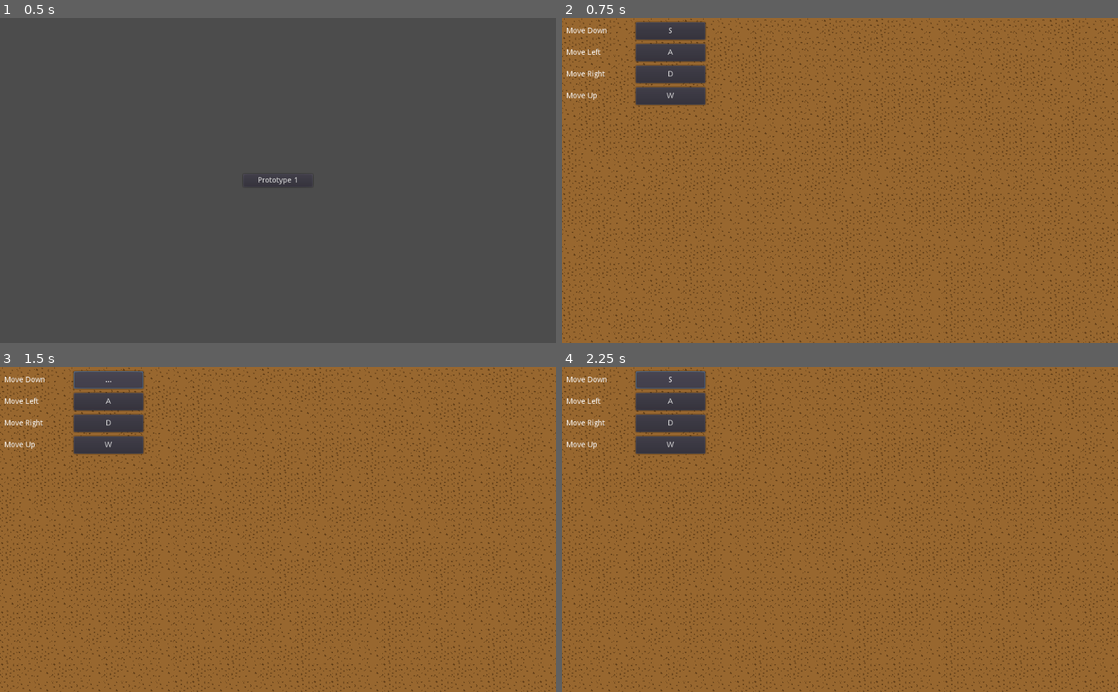
Above: before the commit, frames 1-4 (two rows, left to right).
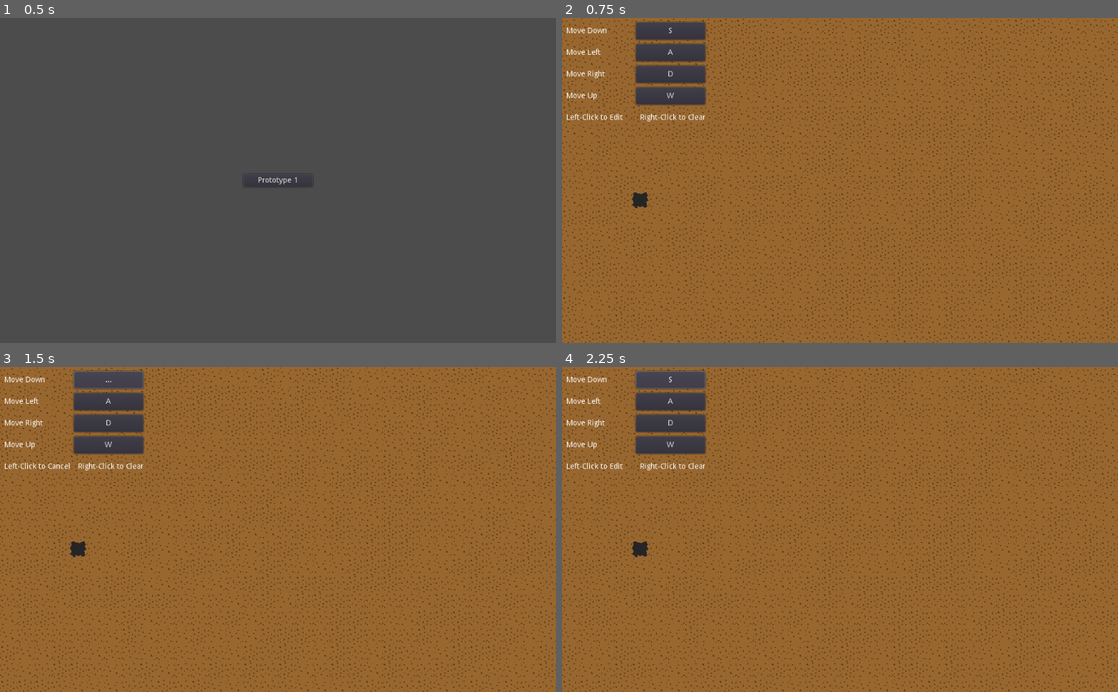
Above: after the commit, the same moments.

Repository: elyctech/one-more-factory-game
Game: Godot game, scene res://Scenes/Title/TitleScreen.tscn
Two runs of this game, one before a commit and one after it. Both use one fixed random seed, a clock stepped at 60 frames per second and the inputs below.
Inputs:
- Up to frame 1 (0.5 s): no input
- Up to frame 2 (0.75 s): click "Prototype 1" at 0.5 s
- Up to frame 3 (1.5 s): click "S" at 1.25 s
- Up to frame 4 (2.25 s): click "..." at 2 s

Frame 1 is identical in both runs. In frame 2, 8.6% of the frame differs, in the area x 0-100%, y 0-100%; in frame 3, 8.6%; in frame 4, 8.6%.

Commit message:
feat: add randomly generating resources

Diff:
--- a/Components/InGameMenu/Controls/Controls.gd
+++ /dev/null
@@ -1,3 +0,0 @@
-extends Control
-
-export var scene : Node2D
--- a/Components/InGameMenu/Controls/Controls.tscn
+++ b/Components/InGameMenu/Controls/Controls.tscn
@@ -123,6 +123,10 @@
 margin_top = 20.0
 margin_right = 128.0
 margin_bottom = 52.0
+rect_pivot_offset = Vector2( -16, 120 )
+__meta__ = {
+"_edit_use_anchors_": false
+}
 
 [node name="Label" type="Label" parent="MoveUpControl"]
 anchor_left = 0.5
@@ -152,6 +156,49 @@
 "_edit_use_anchors_": false
 }
 action = "move_up"
+
+[node name="Instructions" type="Control" parent="."]
+anchor_left = 0.5
+anchor_top = 0.5
+anchor_right = 0.5
+anchor_bottom = 0.5
+margin_left = -128.0
+margin_top = 60.0
+margin_right = 128.0
+margin_bottom = 92.0
+rect_pivot_offset = Vector2( -16, 120 )
+__meta__ = {
+"_edit_use_anchors_": false
+}
+
+[node name="LeftInstruction" type="Label" parent="Instructions"]
+anchor_left = 0.5
+anchor_top = 0.5
+anchor_right = 0.5
+anchor_bottom = 0.5
+margin_left = -128.0
+margin_top = -16.0
+margin_bottom = 16.0
+text = "Left-Click to Edit"
+valign = 1
+__meta__ = {
+"_edit_use_anchors_": false
+}
+
+[node name="RightInstruction" type="Label" parent="Instructions"]
+anchor_left = 0.5
+anchor_top = 0.5
+anchor_right = 0.5
+anchor_bottom = 0.5
+margin_top = -16.0
+margin_right = 128.0
+margin_bottom = 16.0
+text = "Right-Click to Clear"
+align = 2
+valign = 1
+__meta__ = {
+"_edit_use_anchors_": false
+}
 [connection signal="gui_input" from="MoveDownControl/Input" to="MoveDownControl/Input" method="_on_pressed"]
 [connection signal="gui_input" from="MoveLeftControl/Input" to="MoveLeftControl/Input" method="_on_pressed"]
 [connection signal="gui_input" from="MoveRightControl/Input" to="MoveRightControl/Input" method="_on_pressed"]
--- a/Components/InGameMenu/Controls/InputOption.gd
+++ b/Components/InGameMenu/Controls/InputOption.gd
@@ -2,6 +2,8 @@
 
 var key               : String = ""
 var listening_for_key : bool   = false
+
+onready var left_instruction  : Control = get_node("../../Instructions/LeftInstruction")
 
 export var action : String = ""
 
@@ -35,6 +37,8 @@
 		if listening_for_key:
 			self.text = key
 			listening_for_key = false
+
+			left_instruction.text = "Left-Click to Edit"
 		else:
 			# Right-click clears the control
 			if event.button_index == BUTTON_RIGHT:
@@ -52,6 +56,8 @@
 				listening_for_key = true
 				self.text = "..."
 
+				left_instruction.text = "Left-Click to Cancel"
+
 
 func refresh_key_text():
 	key = InputMap.get_action_list(action)[0].as_text()
--- a/Scenes/Prototype1/Game.gd
+++ b/Scenes/Prototype1/Game.gd
@@ -1,8 +1,9 @@
 extends Node2D
 
-var chunk_size    : Vector2
-var chunks_filled : Dictionary
-var dirt_tiles    : Array
+var chunk_size     : Vector2
+var chunks_filled  : Dictionary
+var ground_tiles   : Array
+var resource_tiles : Array
 
 var controls_enabled : bool                  = true
 var move_speed       : int                   = 300
@@ -10,8 +11,9 @@
 var rng              : RandomNumberGenerator = RandomNumberGenerator.new()
 var sqrt_half        : float                 = sqrt(0.5)
 
-onready var camera  : Camera2D = get_node("Camera2D")
-onready var tilemap : TileMap  = get_node("TileMap")
+onready var camera    : Camera2D = get_node("Camera2D")
+onready var ground    : TileMap  = get_node("Ground")
+onready var resources : TileMap  = get_node("Resources")
 
 
 func _input(event):
@@ -87,13 +89,8 @@
 	rng.randomize()
 
 	# Set up tiles
-	var tileset = tilemap.tile_set
-
-	dirt_tiles = [
-		tileset.find_tile_by_name("dirt1"),
-		tileset.find_tile_by_name("dirt2"),
-		tileset.find_tile_by_name("dirt3")
-	]
+	ground_tiles   = ground.tile_set.get_tiles_ids()
+	resource_tiles = resources.tile_set.get_tiles_ids()
 
 	# Set up chunks
 	chunk_size = Vector2(20, 20)
@@ -111,11 +108,11 @@
 
 func ensure_chunks_filled():
 	var camera_chunk_location = Vector2(
-		floor((camera.position.x / tilemap.cell_size.x) / chunk_size.x),
-		floor((camera.position.y / tilemap.cell_size.y) / chunk_size.y)
+		floor((camera.position.x / ground.cell_size.x) / chunk_size.x),
+		floor((camera.position.y / ground.cell_size.y) / chunk_size.y)
 	)
 
-	var viewport_size = get_viewport().size / tilemap.cell_size
+	var viewport_size = get_viewport().size / ground.cell_size
 
 	var x_chunks_per_viewport = ceil(viewport_size.x / chunk_size.x)
 	var y_chunks_per_viewport = ceil(viewport_size.y / chunk_size.y)
@@ -129,14 +126,19 @@
 
 		for chunk_y in range (camera_chunk_location.y - y_chunks_per_viewport, camera_chunk_location.y + y_chunks_per_viewport + 1):
 			if !x_chunks_filled.get(chunk_y):
-				generate_tiles(chunk_x, chunk_y)
+				generate_chunk(chunk_x, chunk_y)
 				x_chunks_filled[chunk_y] = true
 
 
-func generate_tiles(chunk_x, chunk_y):
+func generate_chunk(chunk_x, chunk_y):
 	var start_x = chunk_x * chunk_size.x
 	var start_y = chunk_y * chunk_size.y
 
 	for x in range(start_x, start_x + chunk_size.x):
 		for y in range(start_y, start_y + chunk_size.y):
-			tilemap.set_cell(x, y, dirt_tiles[rng.randi_range(0, 2)])
+			# Add a ground tile
+			ground.set_cell(x, y, ground_tiles[rng.randi_range(0, ground_tiles.size() - 1)])
+
+			# Determine if a resource should be set (hard-coded 1% rate)
+			if rng.randi_range(0, 99) == 0:
+				resources.set_cell(x, y, resource_tiles[rng.randi_range(0, resource_tiles.size() - 1)])
--- a/Scenes/Prototype1/Game.tscn
+++ b/Scenes/Prototype1/Game.tscn
@@ -1,15 +1,20 @@
-[gd_scene load_steps=4 format=2]
+[gd_scene load_steps=5 format=2]
 
 [ext_resource path="res://Scenes/Prototype1/Game.gd" type="Script" id=1]
 [ext_resource path="res://Components/InGameMenu/Controls/Controls.tscn" type="PackedScene" id=2]
-[ext_resource path="res://TileSets/Environment.tres" type="TileSet" id=3]
+[ext_resource path="res://TileSets/Ground.tres" type="TileSet" id=3]
+[ext_resource path="res://TileSets/Resources.tres" type="TileSet" id=4]
 
 [node name="Game" type="Node2D"]
 script = ExtResource( 1 )
 
-[node name="TileMap" type="TileMap" parent="."]
+[node name="Ground" type="TileMap" parent="."]
 tile_set = ExtResource( 3 )
 cell_size = Vector2( 32, 32 )
+format = 1
+
+[node name="Resources" type="TileMap" parent="."]
+tile_set = ExtResource( 4 )
 format = 1
 
 [node name="Camera2D" type="Camera2D" parent="."]
--- /dev/null
+++ b/TileSets/Resources.tres
@@ -0,0 +1,131 @@
+[gd_resource type="TileSet" load_steps=2 format=2]
+
+[ext_resource path="res://Textures/environment.png" type="Texture" id=1]
+
+[resource]
+0/name = "coal1"
+0/texture = ExtResource( 1 )
+0/tex_offset = Vector2( 0, 0 )
+0/modulate = Color( 1, 1, 1, 1 )
+0/region = Rect2( 32, 0, 32, 32 )
+0/tile_mode = 0
+0/occluder_offset = Vector2( 16, 16 )
+0/navigation_offset = Vector2( 16, 16 )
+0/shape_offset = Vector2( 0, 0 )
+0/shape_transform = Transform2D( 1, 0, 0, 1, 0, 0 )
+0/shape_one_way = false
+0/shape_one_way_margin = 0.0
+0/shapes = [  ]
+0/z_index = 0
+1/name = "coal2"
+1/texture = ExtResource( 1 )
+1/tex_offset = Vector2( 0, 0 )
+1/modulate = Color( 1, 1, 1, 1 )
+1/region = Rect2( 32, 32, 32, 32 )
+1/tile_mode = 0
+1/occluder_offset = Vector2( 16, 16 )
+1/navigation_offset = Vector2( 16, 16 )
+1/shape_offset = Vector2( 0, 0 )
+1/shape_transform = Transform2D( 1, 0, 0, 1, 0, 0 )
+1/shape_one_way = false
+1/shape_one_way_margin = 0.0
+1/shapes = [  ]
+1/z_index = 0
+2/name = "coal3"
+2/texture = ExtResource( 1 )
+2/tex_offset = Vector2( 0, 0 )
+2/modulate = Color( 1, 1, 1, 1 )
+2/region = Rect2( 32, 64, 32, 32 )
+2/tile_mode = 0
+2/occluder_offset = Vector2( 16, 16 )
+2/navigation_offset = Vector2( 16, 16 )
+2/shape_offset = Vector2( 0, 0 )
+2/shape_transform = Transform2D( 1, 0, 0, 1, 0, 0 )
+2/shape_one_way = false
+2/shape_one_way_margin = 0.0
+2/shapes = [  ]
+2/z_index = 0
+3/name = "iron1"
+3/texture = ExtResource( 1 )
+3/tex_offset = Vector2( 0, 0 )
+3/modulate = Color( 1, 1, 1, 1 )
+3/region = Rect2( 64, 0, 32, 32 )
+3/tile_mode = 0
+3/occluder_offset = Vector2( 16, 16 )
+3/navigation_offset = Vector2( 16, 16 )
+3/shape_offset = Vector2( 0, 0 )
+3/shape_transform = Transform2D( 1, 0, 0, 1, 0, 0 )
+3/shape_one_way = false
+3/shape_one_way_margin = 0.0
+3/shapes = [  ]
+3/z_index = 0
+4/name = "iron2"
+4/texture = ExtResource( 1 )
+4/tex_offset = Vector2( 0, 0 )
+4/modulate = Color( 1, 1, 1, 1 )
+4/region = Rect2( 64, 32, 32, 32 )
+4/tile_mode = 0
+4/occluder_offset = Vector2( 16, 16 )
+4/navigation_offset = Vector2( 16, 16 )
+4/shape_offset = Vector2( 0, 0 )
+4/shape_transform = Transform2D( 1, 0, 0, 1, 0, 0 )
+4/shape_one_way = false
+4/shape_one_way_margin = 0.0
+4/shapes = [  ]
+4/z_index = 0
+5/name = "iron3"
+5/texture = ExtResource( 1 )
+5/tex_offset = Vector2( 0, 0 )
+5/modulate = Color( 1, 1, 1, 1 )
+5/region = Rect2( 64, 64, 32, 32 )
+5/tile_mode = 0
+5/occluder_offset = Vector2( 16, 16 )
+5/navigation_offset = Vector2( 16, 16 )
+5/shape_offset = Vector2( 0, 0 )
+5/shape_transform = Transform2D( 1, 0, 0, 1, 0, 0 )
+5/shape_one_way = false
+5/shape_one_way_margin = 0.0
+5/shapes = [  ]
+5/z_index = 0
+6/name = "copper1"
+6/texture = ExtResource( 1 )
+6/tex_offset = Vector2( 0, 0 )
+6/modulate = Color( 1, 1, 1, 1 )
+6/region = Rect2( 96, 0, 32, 32 )
+6/tile_mode = 0
+6/occluder_offset = Vector2( 16, 16 )
+6/navigation_offset = Vector2( 16, 16 )
+6/shape_offset = Vector2( 0, 0 )
+6/shape_transform = Transform2D( 1, 0, 0, 1, 0, 0 )
+6/shape_one_way = false
+6/shape_one_way_margin = 0.0
+6/shapes = [  ]
+6/z_index = 0
+7/name = "copper2"
+7/texture = ExtResource( 1 )
+7/tex_offset = Vector2( 0, 0 )
+7/modulate = Color( 1, 1, 1, 1 )
+7/region = Rect2( 96, 32, 32, 32 )
+7/tile_mode = 0
+7/occluder_offset = Vector2( 16, 16 )
+7/navigation_offset = Vector2( 16, 16 )
+7/shape_offset = Vector2( 0, 0 )
+7/shape_transform = Transform2D( 1, 0, 0, 1, 0, 0 )
+7/shape_one_way = false
+7/shape_one_way_margin = 0.0
+7/shapes = [  ]
+7/z_index = 0
+8/name = "copper3"
+8/texture = ExtResource( 1 )
+8/tex_offset = Vector2( 0, 0 )
+8/modulate = Color( 1, 1, 1, 1 )
+8/region = Rect2( 96, 64, 32, 32 )
+8/tile_mode = 0
+8/occluder_offset = Vector2( 16, 16 )
+8/navigation_offset = Vector2( 16, 16 )
+8/shape_offset = Vector2( 0, 0 )
+8/shape_transform = Transform2D( 1, 0, 0, 1, 0, 0 )
+8/shape_one_way = false
+8/shape_one_way_margin = 0.0
+8/shapes = [  ]
+8/z_index = 0
--- /dev/null
+++ b/TileSets/Resources.tscn
@@ -0,0 +1,59 @@
+[gd_scene load_steps=2 format=2]
+
+[ext_resource path="res://Textures/environment.png" type="Texture" id=1]
+
+[node name="Resources" type="Node2D"]
+
+[node name="coal1" type="Sprite" parent="."]
+position = Vector2( 16, 16 )
+texture = ExtResource( 1 )
+region_enabled = true
+region_rect = Rect2( 32, 0, 32, 32 )
+
+[node name="coal2" type="Sprite" parent="."]
+position = Vector2( 16, 48 )
+texture = ExtResource( 1 )
+region_enabled = true
+region_rect = Rect2( 32, 32, 32, 32 )
+
+[node name="coal3" type="Sprite" parent="."]
+position = Vector2( 16, 80 )
+texture = ExtResource( 1 )
+region_enabled = true
+region_rect = Rect2( 32, 64, 32, 32 )
+
+[node name="iron1" type="Sprite" parent="."]
+position = Vector2( 48, 16 )
+texture = ExtResource( 1 )
+region_enabled = true
+region_rect = Rect2( 64, 0, 32, 32 )
+
+[node name="iron2" type="Sprite" parent="."]
+position = Vector2( 48, 48 )
+texture = ExtResource( 1 )
+region_enabled = true
+region_rect = Rect2( 64, 32, 32, 32 )
+
+[node name="iron3" type="Sprite" parent="."]
+position = Vector2( 48, 80 )
+texture = ExtResource( 1 )
+region_enabled = true
+region_rect = Rect2( 64, 64, 32, 32 )
+
+[node name="copper1" type="Sprite" parent="."]
+position = Vector2( 80, 16 )
+texture = ExtResource( 1 )
+region_enabled = true
+region_rect = Rect2( 96, 0, 32, 32 )
+
+[node name="copper2" type="Sprite" parent="."]
+position = Vector2( 80, 48 )
+texture = ExtResource( 1 )
+region_enabled = true
+region_rect = Rect2( 96, 32, 32, 32 )
+
+[node name="copper3" type="Sprite" parent="."]
+position = Vector2( 80, 80 )
+texture = ExtResource( 1 )
+region_enabled = true
+region_rect = Rect2( 96, 64, 32, 32 )
--- a/project.godot
+++ b/project.godot
@@ -21,11 +21,6 @@
 
 [input]
 
-ui_right_click={
-"deadzone": 0.5,
-"events": [ Object(InputEventMouseButton,"resource_local_to_scene":false,"resource_name":"","device":0,"alt":false,"shift":false,"control":false,"meta":false,"command":false,"button_mask":0,"position":Vector2( 0, 0 ),"global_position":Vector2( 0, 0 ),"factor":1.0,"button_index":2,"pressed":false,"doubleclick":false,"script":null)
- ]
-}
 move_down={
 "deadzone": 0.5,
 "events": [ Object(InputEventKey,"resource_local_to_scene":false,"resource_name":"","device":0,"alt":false,"shift":false,"control":false,"meta":false,"command":false,"pressed":false,"scancode":83,"unicode":0,"echo":false,"script":null)
Renamed: TileSets/Environment.tres -> TileSets/Ground.tres
Renamed: TileSets/Environment.tscn -> TileSets/Ground.tscn
Not shown, changed: export_presets.cfg
